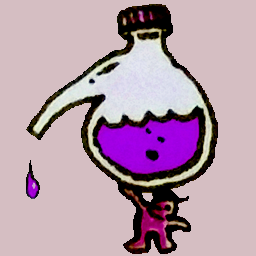
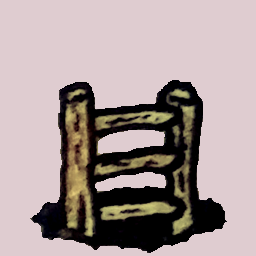
Layered file, before and after one edit (256 × 256). Changes by layer:
added layer "Layer 25" above "Group 5 copy 9" over [30, 80, 227, 253]
hid group "Group 5 copy 9" (3 layers) over [26, 4, 218, 254]
